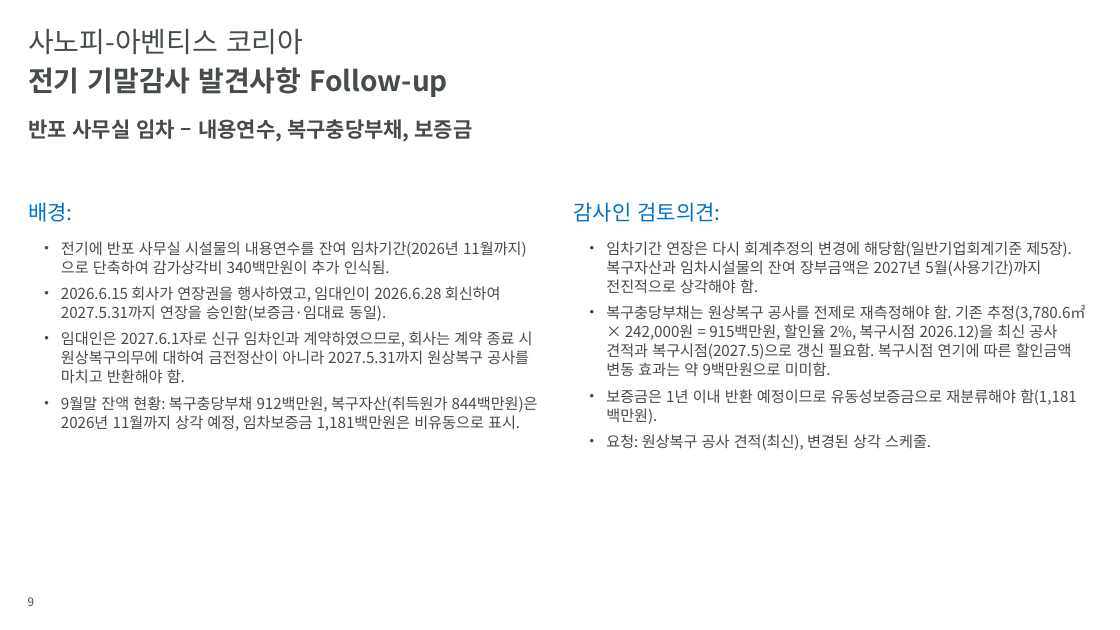
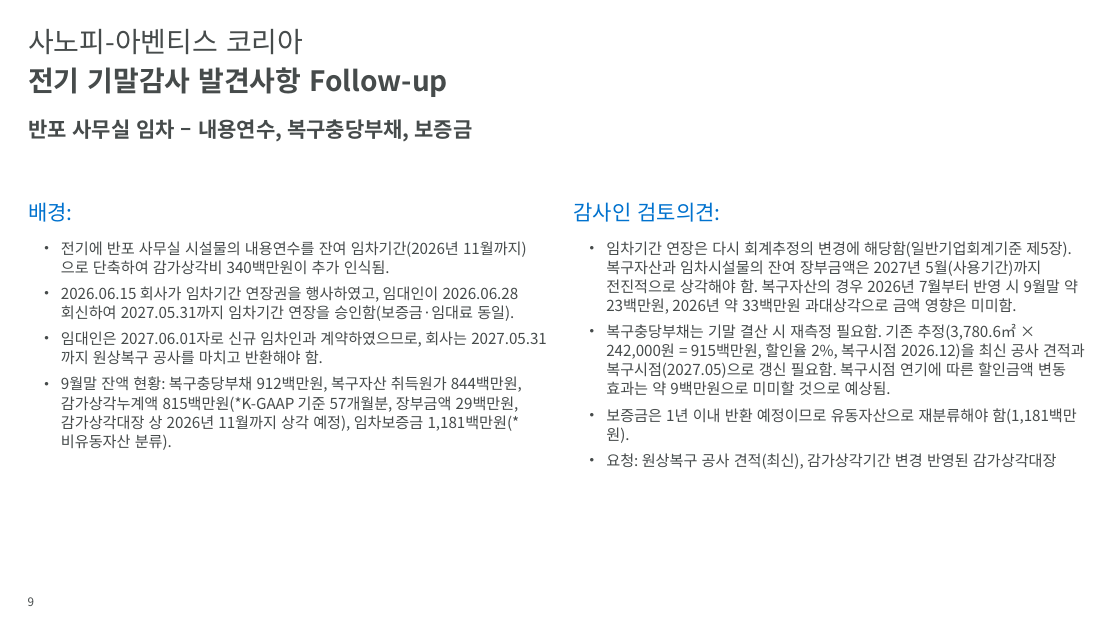
Before and after one commit to hansesle-maker/code, a slide deck: slide 9 of deliverables/SAK_FY2026_Interim_Closing_KO.pptx. Drawn at 1120x630 pixels with LibreOffice and Linux fonts; fonts in the diff are those of the drawing; background and template pictures are left out. Boxes give left, top, right and bottom in pixels: in the first picture for what was removed or moved away, otherwise in the second. Text is boxed around its words. In the diff, an @@ line names an element or a change of style, - is before the commit and + after.

```diff
--- a/deliverables/SAK_FY2026_Interim_Closing_KO.pptx
+++ b/deliverables/SAK_FY2026_Interim_Closing_KO.pptx
@@ text at (x1=606, y1=241, x2=1085, y2=469): text changed @@
-  • 임차기간 연장은 다시 회계추정의 변경에 해당함(일반기업회계기준 제5장). 복구자산과 임차시설물의 잔여 장부금액은 2027년 5월(사용기간)까지 전진적으로 상각해야 함.
-  • 복구충당부채는 원상복구 공사를 전제로 재측정해야 함. 기존 추정(3,780.6㎡ × 242,000원 = 915백만원, 할인율 2%, 복구시점 2026.12)을 최신 공사 견적과 복구시점(2027.5)으로 갱신 필요함. 복구시점 연기에 따른 할인금액 변동 효과는 약 9백만원으로 미미함.
-  • 보증금은 1년 이내 반환 예정이므로 유동성보증금으로 재분류해야 함(1,181백만원).
-  • 요청: 원상복구 공사 견적(최신), 변경된 상각 스케줄.
+  • 임차기간 연장은 다시 회계추정의 변경에 해당함(일반기업회계기준 제5장). 복구자산과 임차시설물의 잔여 장부금액은 2027년 5월(사용기간)까지 전진적으로 상각해야 함. 복구자산의 경우 2026년 7월부터 반영 시 9월말 약 23백만원, 2026년 약 33백만원 과대상각으로 금액 영향은 미미함.
+  • 복구충당부채는 기말 결산 시 재측정 필요함. 기존 추정(3,780.6㎡ × 242,000원 = 915백만원, 할인율 2%, 복구시점 2026.12)을 최신 공사 견적과 복구시점(2027.05)으로 갱신 필요함. 복구시점 연기에 따른 할인금액 변동 효과는 약 9백만원으로 미미할 것으로 예상됨.
+  • 보증금은 1년 이내 반환 예정이므로 유동자산으로 재분류해야 함(1,181백만원).
+  • 요청: 원상복구 공사 견적(최신), 감가상각기간 변경 반영된 감가상각대장
@@ text at (x1=61, y1=286, x2=547, y2=450): text changed @@
-  • 2026.6.15 회사가 연장권을 행사하였고, 임대인이 2026.6.28 회신하여 2027.5.31까지 연장을 승인함(보증금·임대료 동일).
-  • 임대인은 2027.6.1자로 신규 임차인과 계약하였으므로, 회사는 계약 종료 시 원상복구의무에 대하여 금전정산이 아니라 2027.5.31까지 원상복구 공사를 마치고 반환해야 함.
-  • 9월말 잔액 현황: 복구충당부채 912백만원, 복구자산(취득원가 844백만원)은 2026년 11월까지 상각 예정, 임차보증금 1,181백만원은 비유동으로 표시.
+  • 2026.06.15 회사가 임차기간 연장권을 행사하였고, 임대인이 2026.06.28 회신하여 2027.05.31까지 임차기간 연장을 승인함(보증금·임대료 동일).
+  • 임대인은 2027.06.01자로 신규 임차인과 계약하였으므로, 회사는 2027.05.31까지 원상복구 공사를 마치고 반환해야 함.
+  • 9월말 잔액 현황: 복구충당부채 912백만원, 복구자산 취득원가 844백만원, 감가상각누계액 815백만원(*K-GAAP 기준 57개월분, 장부금액 29백만원, 감가상각대장 상 2026년 11월까지 상각 예정), 임차보증금 1,181백만원(*비유동자산 분류).
```
Also in this commit, not shown: 7 other slides changed.
